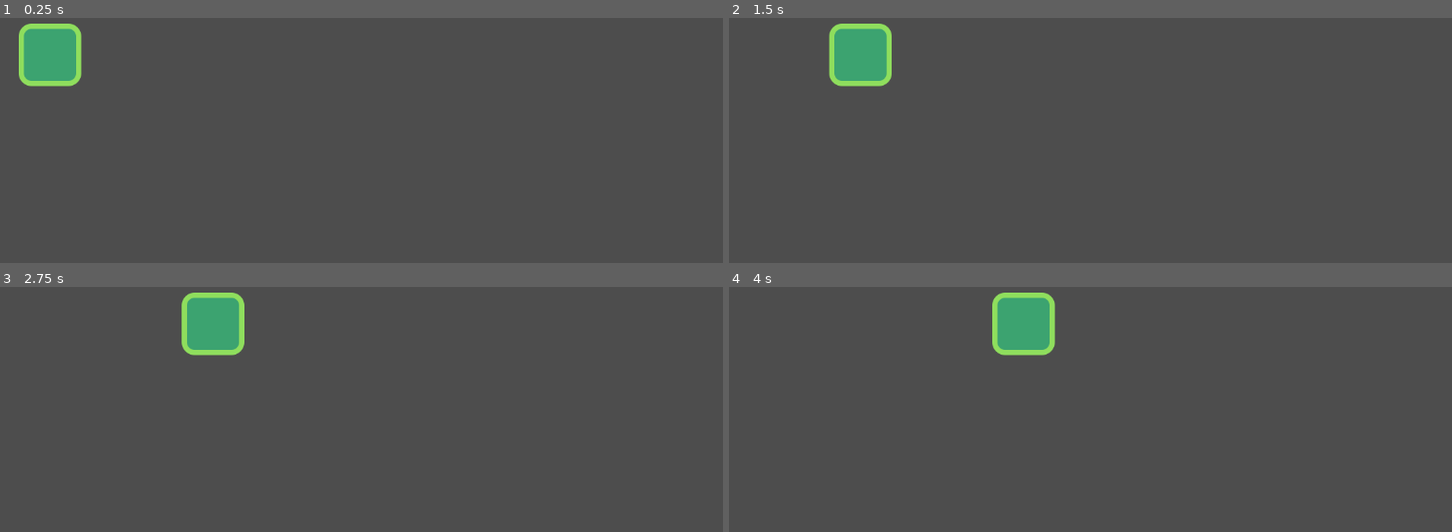
Above: before the commit, frames 1-4 (two rows, left to right).
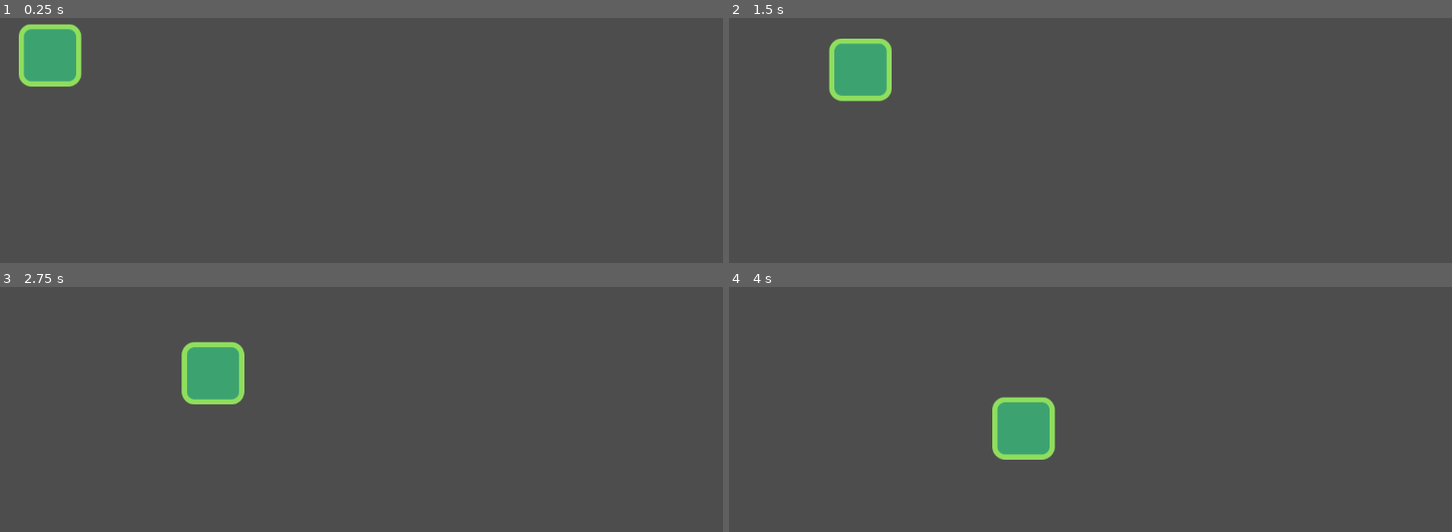
Above: after the commit, the same moments.

Repository: barakooda/godot_learn
Game: Godot game, scene res://src/actors/player.tscn
Two runs of this game, one before a commit and one after it. Both use one fixed random seed, a clock stepped at 60 frames per second and the inputs below. The project has no main scene, so this scene is started directly.
Inputs:
- Up to frame 1 (0.25 s): no input
- Up to frame 2 (1.5 s): no input
- Up to frame 3 (2.75 s): no input
- Up to frame 4 (4 s): no input

The runs differ from the first frame. In frame 1, 0.1% of the frame differs, in the area x 2-12%, y 2-28%; in frame 2, 1.4%; in frame 3, 3.8%; in frame 4, 4.3%, in the area x 36-46%, y 2-71%.

Commit message:
wip godot learn

Diff:
--- a/src/actors/actor.gd
+++ b/src/actors/actor.gd
@@ -2,15 +2,16 @@
 
 class_name Actor
 
-
+@export var gravity: = 20
 
 func _physics_process(delta)-> void:
-	velocity = Vector2(100,0)
+
+	velocity.y+=delta*gravity
 	move_and_slide()
 
 # Called when the node enters the scene tree for the first time.
-#func _ready():
-	pass # Replace with function body.
+func _ready():
+	velocity = Vector2(100,0)
 
 
 # Called every frame. 'delta' is the elapsed time since the previous frame.
